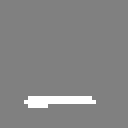
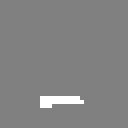
Revision of a layered 128×128 image; what changed, layer by layer:
added layer "Layer 3" above "Layer 5" over [48, 96, 84, 108]
renamed "Layer 2" to "Layer 4", hid it, painted on it over [24, 96, 96, 108]
